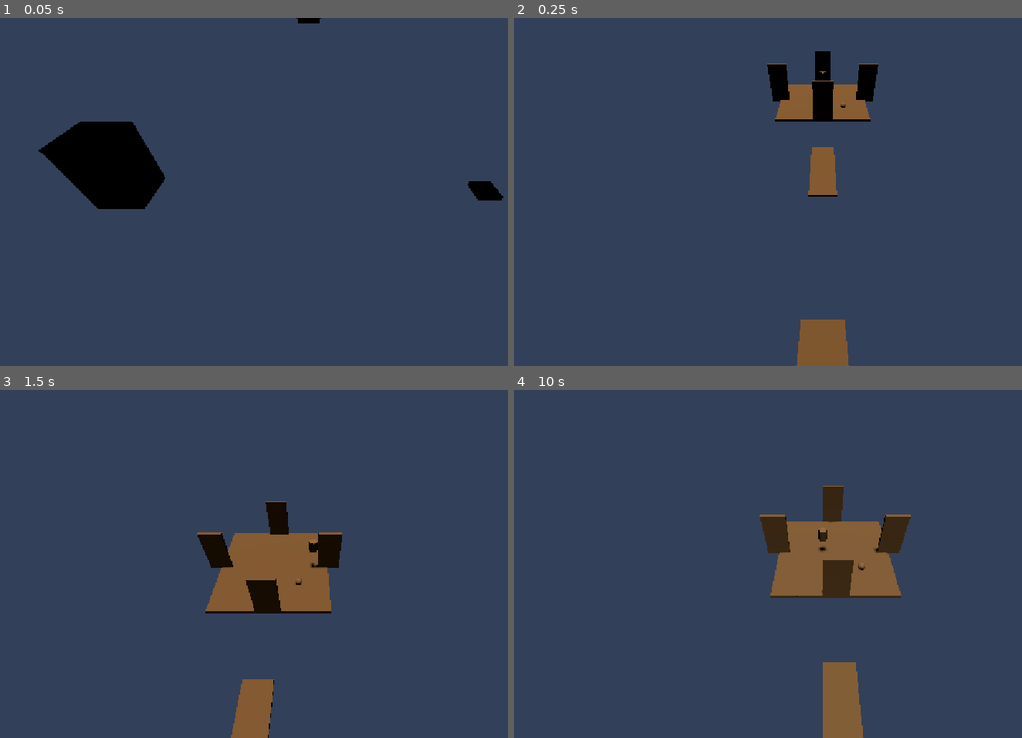
Above: before the commit, frames 1-4 (two rows, left to right).
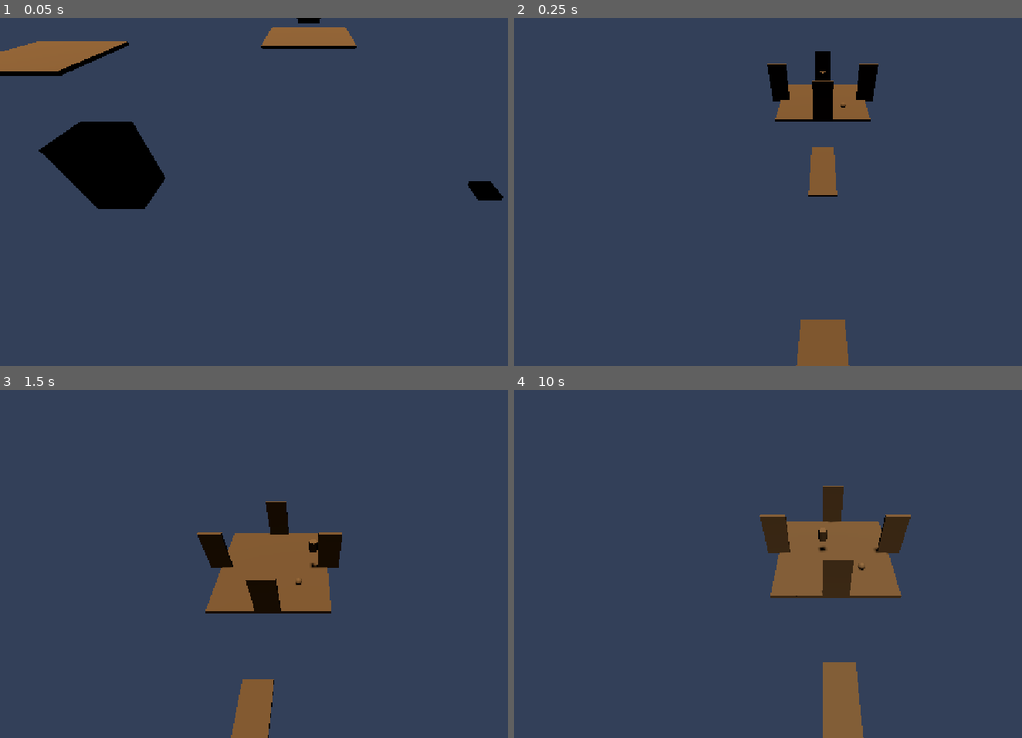
Above: after the commit, the same moments.

Repository: ahmadmuteen64-droid/Ashfall
Game: Godot game, scene res://scenes/world/main.tscn
Same seed, same stepped clock (60 frames per second), same inputs: the game is played once before the commit and once after it.
Inputs (mouse positions are in pixels of both pictures, inside the frame that each line leads up to):
- Up to frame 1 (0.05 s): no input
- Up to frame 2 (0.25 s): no input
- Up to frame 3 (1.5 s): tap Enter at 0.5 s; move the mouse to (447, 546) at 0.52 s; hold D (move_right) 0.53-1.25 s; hold E (interact) 0.53-1.25 s; click (447, 546) at 0.67 s; tap Space (jump) at 0.77 s; drag from (182, 581) to (279, 633) at 1.27 s
- Up to frame 4 (10 s): move the mouse to (884, 487) at 2.02 s; hold D (move_right) 2.03-2.75 s; hold Shift (sprint) 2.03-2.75 s; tap Space (jump) at 2.75, 3.77, 6.77, 9.77 s; drag from (793, 633) to (635, 511) at 2.77 s; move the mouse to (1006, 616) at 3.52 s; hold A (move_left) 3.53-4.25 s; hold J (journal) 3.53-4.25 s; drag from (635, 511) to (732, 477) at 4.27 s; move the mouse to (854, 564) at 5.02 s; hold S (move_backward) 5.03-5.75 s; hold E (interact) 5.03-5.75 s; click (854, 564) at 5.17 s; drag from (732, 477) to (696, 581) at 5.77 s; move the mouse to (961, 546) at 6.52 s; hold W (move_forward) 6.53-7.25 s; hold Shift (sprint) 6.53-7.25 s; drag from (696, 581) to (793, 633) at 7.27 s; move the mouse to (884, 487) at 8.02 s; hold S (move_backward) 8.03-8.75 s; hold J (journal) 8.03-8.75 s; drag from (793, 633) to (635, 511) at 8.77 s; move the mouse to (1006, 616) at 9.52 s; hold W (move_forward) from 9.53 s (still down); hold E (interact) from 9.53 s (still down); click (1006, 616) at 9.67 s

The runs differ from the first frame. In frame 1, 2.9% of the frame differs, in the area x 0-71%, y 2-17%; in frame 2, nothing differs; in frame 3, nothing differs; in frame 4, less than 0.1%.

Commit message:
S2: district blockout — all 8 positioned with floor grids
Positioned 8 districts across the Ark at lore-appropriate coordinates:
- Atrium (0,0,0): radial center, ground level
- Gatehouse (0,0,-30): southern entry
- CascadeGardens (25,3,0): east, terraced +3m
- VerdantCreep (20,0,20): northeast, ground level
- LivingQuarters (0,8,15): north, mid-tier +8m
- Aviary (-20,12,10): northwest, upper +12m
- CelestialRing (-25,18,-5): west, peak +18m
- StasisSanctum (-15,0,-25): southwest, ground level

Each district has a 3×3 floor grid (6m×6m) using kit_ground_2x2.
Three-tier elevation: ground (0m), mid (3-8m), upper (12-18m).

SUITE: 117 passed, 0 failed.

Co-Authored-By: Claude <noreply@anthropic.com>

Diff:
--- a/scenes/world/districts/atrium/atrium.tscn
+++ b/scenes/world/districts/atrium/atrium.tscn
@@ -1,3 +1,24 @@
 [gd_scene format=3]
 
+[ext_resource type="PackedScene" path="res://kit/kit_ground_2x2.tscn" id="1_floor"]
+
 [node name="Atrium" type="Node3D"]
+
+[node name="Floor_0" parent="." instance=ExtResource("1_floor")]
+transform = Transform3D(1, 0, 0, 0, 1, 0, 0, 0, 1, -2, 0, -2)
+[node name="Floor_1" parent="." instance=ExtResource("1_floor")]
+transform = Transform3D(1, 0, 0, 0, 1, 0, 0, 0, 1, 0, 0, -2)
+[node name="Floor_2" parent="." instance=ExtResource("1_floor")]
+transform = Transform3D(1, 0, 0, 0, 1, 0, 0, 0, 1, 2, 0, -2)
+[node name="Floor_3" parent="." instance=ExtResource("1_floor")]
+transform = Transform3D(1, 0, 0, 0, 1, 0, 0, 0, 1, -2, 0, 0)
+[node name="Floor_4" parent="." instance=ExtResource("1_floor")]
+transform = Transform3D(1, 0, 0, 0, 1, 0, 0, 0, 1, 0, 0, 0)
+[node name="Floor_5" parent="." instance=ExtResource("1_floor")]
+transform = Transform3D(1, 0, 0, 0, 1, 0, 0, 0, 1, 2, 0, 0)
+[node name="Floor_6" parent="." instance=ExtResource("1_floor")]
+transform = Transform3D(1, 0, 0, 0, 1, 0, 0, 0, 1, -2, 0, 2)
+[node name="Floor_7" parent="." instance=ExtResource("1_floor")]
+transform = Transform3D(1, 0, 0, 0, 1, 0, 0, 0, 1, 0, 0, 2)
+[node name="Floor_8" parent="." instance=ExtResource("1_floor")]
+transform = Transform3D(1, 0, 0, 0, 1, 0, 0, 0, 1, 2, 0, 2)
--- a/scenes/world/districts/aviary/aviary.tscn
+++ b/scenes/world/districts/aviary/aviary.tscn
@@ -1,3 +1,24 @@
 [gd_scene format=3]
 
+[ext_resource type="PackedScene" path="res://kit/kit_ground_2x2.tscn" id="1_floor"]
+
 [node name="Aviary" type="Node3D"]
+
+[node name="Floor_0" parent="." instance=ExtResource("1_floor")]
+transform = Transform3D(1, 0, 0, 0, 1, 0, 0, 0, 1, -2, 0, -2)
+[node name="Floor_1" parent="." instance=ExtResource("1_floor")]
+transform = Transform3D(1, 0, 0, 0, 1, 0, 0, 0, 1, 0, 0, -2)
+[node name="Floor_2" parent="." instance=ExtResource("1_floor")]
+transform = Transform3D(1, 0, 0, 0, 1, 0, 0, 0, 1, 2, 0, -2)
+[node name="Floor_3" parent="." instance=ExtResource("1_floor")]
+transform = Transform3D(1, 0, 0, 0, 1, 0, 0, 0, 1, -2, 0, 0)
+[node name="Floor_4" parent="." instance=ExtResource("1_floor")]
+transform = Transform3D(1, 0, 0, 0, 1, 0, 0, 0, 1, 0, 0, 0)
+[node name="Floor_5" parent="." instance=ExtResource("1_floor")]
+transform = Transform3D(1, 0, 0, 0, 1, 0, 0, 0, 1, 2, 0, 0)
+[node name="Floor_6" parent="." instance=ExtResource("1_floor")]
+transform = Transform3D(1, 0, 0, 0, 1, 0, 0, 0, 1, -2, 0, 2)
+[node name="Floor_7" parent="." instance=ExtResource("1_floor")]
+transform = Transform3D(1, 0, 0, 0, 1, 0, 0, 0, 1, 0, 0, 2)
+[node name="Floor_8" parent="." instance=ExtResource("1_floor")]
+transform = Transform3D(1, 0, 0, 0, 1, 0, 0, 0, 1, 2, 0, 2)
--- a/scenes/world/districts/cascade_gardens/cascade_gardens.tscn
+++ b/scenes/world/districts/cascade_gardens/cascade_gardens.tscn
@@ -1,3 +1,24 @@
 [gd_scene format=3]
 
+[ext_resource type="PackedScene" path="res://kit/kit_ground_2x2.tscn" id="1_floor"]
+
 [node name="CascadeGardens" type="Node3D"]
+
+[node name="Floor_0" parent="." instance=ExtResource("1_floor")]
+transform = Transform3D(1, 0, 0, 0, 1, 0, 0, 0, 1, -2, 0, -2)
+[node name="Floor_1" parent="." instance=ExtResource("1_floor")]
+transform = Transform3D(1, 0, 0, 0, 1, 0, 0, 0, 1, 0, 0, -2)
+[node name="Floor_2" parent="." instance=ExtResource("1_floor")]
+transform = Transform3D(1, 0, 0, 0, 1, 0, 0, 0, 1, 2, 0, -2)
+[node name="Floor_3" parent="." instance=ExtResource("1_floor")]
+transform = Transform3D(1, 0, 0, 0, 1, 0, 0, 0, 1, -2, 0, 0)
+[node name="Floor_4" parent="." instance=ExtResource("1_floor")]
+transform = Transform3D(1, 0, 0, 0, 1, 0, 0, 0, 1, 0, 0, 0)
+[node name="Floor_5" parent="." instance=ExtResource("1_floor")]
+transform = Transform3D(1, 0, 0, 0, 1, 0, 0, 0, 1, 2, 0, 0)
+[node name="Floor_6" parent="." instance=ExtResource("1_floor")]
+transform = Transform3D(1, 0, 0, 0, 1, 0, 0, 0, 1, -2, 0, 2)
+[node name="Floor_7" parent="." instance=ExtResource("1_floor")]
+transform = Transform3D(1, 0, 0, 0, 1, 0, 0, 0, 1, 0, 0, 2)
+[node name="Floor_8" parent="." instance=ExtResource("1_floor")]
+transform = Transform3D(1, 0, 0, 0, 1, 0, 0, 0, 1, 2, 0, 2)
--- a/scenes/world/districts/celestial_ring/celestial_ring.tscn
+++ b/scenes/world/districts/celestial_ring/celestial_ring.tscn
@@ -1,3 +1,24 @@
 [gd_scene format=3]
 
+[ext_resource type="PackedScene" path="res://kit/kit_ground_2x2.tscn" id="1_floor"]
+
 [node name="CelestialRing" type="Node3D"]
+
+[node name="Floor_0" parent="." instance=ExtResource("1_floor")]
+transform = Transform3D(1, 0, 0, 0, 1, 0, 0, 0, 1, -2, 0, -2)
+[node name="Floor_1" parent="." instance=ExtResource("1_floor")]
+transform = Transform3D(1, 0, 0, 0, 1, 0, 0, 0, 1, 0, 0, -2)
+[node name="Floor_2" parent="." instance=ExtResource("1_floor")]
+transform = Transform3D(1, 0, 0, 0, 1, 0, 0, 0, 1, 2, 0, -2)
+[node name="Floor_3" parent="." instance=ExtResource("1_floor")]
+transform = Transform3D(1, 0, 0, 0, 1, 0, 0, 0, 1, -2, 0, 0)
+[node name="Floor_4" parent="." instance=ExtResource("1_floor")]
+transform = Transform3D(1, 0, 0, 0, 1, 0, 0, 0, 1, 0, 0, 0)
+[node name="Floor_5" parent="." instance=ExtResource("1_floor")]
+transform = Transform3D(1, 0, 0, 0, 1, 0, 0, 0, 1, 2, 0, 0)
+[node name="Floor_6" parent="." instance=ExtResource("1_floor")]
+transform = Transform3D(1, 0, 0, 0, 1, 0, 0, 0, 1, -2, 0, 2)
+[node name="Floor_7" parent="." instance=ExtResource("1_floor")]
+transform = Transform3D(1, 0, 0, 0, 1, 0, 0, 0, 1, 0, 0, 2)
+[node name="Floor_8" parent="." instance=ExtResource("1_floor")]
+transform = Transform3D(1, 0, 0, 0, 1, 0, 0, 0, 1, 2, 0, 2)
--- a/scenes/world/districts/gatehouse/gatehouse.tscn
+++ b/scenes/world/districts/gatehouse/gatehouse.tscn
@@ -1,3 +1,24 @@
 [gd_scene format=3]
 
+[ext_resource type="PackedScene" path="res://kit/kit_ground_2x2.tscn" id="1_floor"]
+
 [node name="Gatehouse" type="Node3D"]
+
+[node name="Floor_0" parent="." instance=ExtResource("1_floor")]
+transform = Transform3D(1, 0, 0, 0, 1, 0, 0, 0, 1, -2, 0, -2)
+[node name="Floor_1" parent="." instance=ExtResource("1_floor")]
+transform = Transform3D(1, 0, 0, 0, 1, 0, 0, 0, 1, 0, 0, -2)
+[node name="Floor_2" parent="." instance=ExtResource("1_floor")]
+transform = Transform3D(1, 0, 0, 0, 1, 0, 0, 0, 1, 2, 0, -2)
+[node name="Floor_3" parent="." instance=ExtResource("1_floor")]
+transform = Transform3D(1, 0, 0, 0, 1, 0, 0, 0, 1, -2, 0, 0)
+[node name="Floor_4" parent="." instance=ExtResource("1_floor")]
+transform = Transform3D(1, 0, 0, 0, 1, 0, 0, 0, 1, 0, 0, 0)
+[node name="Floor_5" parent="." instance=ExtResource("1_floor")]
+transform = Transform3D(1, 0, 0, 0, 1, 0, 0, 0, 1, 2, 0, 0)
+[node name="Floor_6" parent="." instance=ExtResource("1_floor")]
+transform = Transform3D(1, 0, 0, 0, 1, 0, 0, 0, 1, -2, 0, 2)
+[node name="Floor_7" parent="." instance=ExtResource("1_floor")]
+transform = Transform3D(1, 0, 0, 0, 1, 0, 0, 0, 1, 0, 0, 2)
+[node name="Floor_8" parent="." instance=ExtResource("1_floor")]
+transform = Transform3D(1, 0, 0, 0, 1, 0, 0, 0, 1, 2, 0, 2)
--- a/scenes/world/districts/living_quarters/living_quarters.tscn
+++ b/scenes/world/districts/living_quarters/living_quarters.tscn
@@ -1,3 +1,24 @@
 [gd_scene format=3]
 
+[ext_resource type="PackedScene" path="res://kit/kit_ground_2x2.tscn" id="1_floor"]
+
 [node name="LivingQuarters" type="Node3D"]
+
+[node name="Floor_0" parent="." instance=ExtResource("1_floor")]
+transform = Transform3D(1, 0, 0, 0, 1, 0, 0, 0, 1, -2, 0, -2)
+[node name="Floor_1" parent="." instance=ExtResource("1_floor")]
+transform = Transform3D(1, 0, 0, 0, 1, 0, 0, 0, 1, 0, 0, -2)
+[node name="Floor_2" parent="." instance=ExtResource("1_floor")]
+transform = Transform3D(1, 0, 0, 0, 1, 0, 0, 0, 1, 2, 0, -2)
+[node name="Floor_3" parent="." instance=ExtResource("1_floor")]
+transform = Transform3D(1, 0, 0, 0, 1, 0, 0, 0, 1, -2, 0, 0)
+[node name="Floor_4" parent="." instance=ExtResource("1_floor")]
+transform = Transform3D(1, 0, 0, 0, 1, 0, 0, 0, 1, 0, 0, 0)
+[node name="Floor_5" parent="." instance=ExtResource("1_floor")]
+transform = Transform3D(1, 0, 0, 0, 1, 0, 0, 0, 1, 2, 0, 0)
+[node name="Floor_6" parent="." instance=ExtResource("1_floor")]
+transform = Transform3D(1, 0, 0, 0, 1, 0, 0, 0, 1, -2, 0, 2)
+[node name="Floor_7" parent="." instance=ExtResource("1_floor")]
+transform = Transform3D(1, 0, 0, 0, 1, 0, 0, 0, 1, 0, 0, 2)
+[node name="Floor_8" parent="." instance=ExtResource("1_floor")]
+transform = Transform3D(1, 0, 0, 0, 1, 0, 0, 0, 1, 2, 0, 2)
--- a/scenes/world/districts/stasis_sanctum/stasis_sanctum.tscn
+++ b/scenes/world/districts/stasis_sanctum/stasis_sanctum.tscn
@@ -1,3 +1,24 @@
 [gd_scene format=3]
 
+[ext_resource type="PackedScene" path="res://kit/kit_ground_2x2.tscn" id="1_floor"]
+
 [node name="StasisSanctum" type="Node3D"]
+
+[node name="Floor_0" parent="." instance=ExtResource("1_floor")]
+transform = Transform3D(1, 0, 0, 0, 1, 0, 0, 0, 1, -2, 0, -2)
+[node name="Floor_1" parent="." instance=ExtResource("1_floor")]
+transform = Transform3D(1, 0, 0, 0, 1, 0, 0, 0, 1, 0, 0, -2)
+[node name="Floor_2" parent="." instance=ExtResource("1_floor")]
+transform = Transform3D(1, 0, 0, 0, 1, 0, 0, 0, 1, 2, 0, -2)
+[node name="Floor_3" parent="." instance=ExtResource("1_floor")]
+transform = Transform3D(1, 0, 0, 0, 1, 0, 0, 0, 1, -2, 0, 0)
+[node name="Floor_4" parent="." instance=ExtResource("1_floor")]
+transform = Transform3D(1, 0, 0, 0, 1, 0, 0, 0, 1, 0, 0, 0)
+[node name="Floor_5" parent="." instance=ExtResource("1_floor")]
+transform = Transform3D(1, 0, 0, 0, 1, 0, 0, 0, 1, 2, 0, 0)
+[node name="Floor_6" parent="." instance=ExtResource("1_floor")]
+transform = Transform3D(1, 0, 0, 0, 1, 0, 0, 0, 1, -2, 0, 2)
+[node name="Floor_7" parent="." instance=ExtResource("1_floor")]
+transform = Transform3D(1, 0, 0, 0, 1, 0, 0, 0, 1, 0, 0, 2)
+[node name="Floor_8" parent="." instance=ExtResource("1_floor")]
+transform = Transform3D(1, 0, 0, 0, 1, 0, 0, 0, 1, 2, 0, 2)
--- a/scenes/world/districts/verdant_creep/verdant_creep.tscn
+++ b/scenes/world/districts/verdant_creep/verdant_creep.tscn
@@ -1,3 +1,24 @@
 [gd_scene format=3]
 
+[ext_resource type="PackedScene" path="res://kit/kit_ground_2x2.tscn" id="1_floor"]
+
 [node name="VerdantCreep" type="Node3D"]
+
+[node name="Floor_0" parent="." instance=ExtResource("1_floor")]
+transform = Transform3D(1, 0, 0, 0, 1, 0, 0, 0, 1, -2, 0, -2)
+[node name="Floor_1" parent="." instance=ExtResource("1_floor")]
+transform = Transform3D(1, 0, 0, 0, 1, 0, 0, 0, 1, 0, 0, -2)
+[node name="Floor_2" parent="." instance=ExtResource("1_floor")]
+transform = Transform3D(1, 0, 0, 0, 1, 0, 0, 0, 1, 2, 0, -2)
+[node name="Floor_3" parent="." instance=ExtResource("1_floor")]
+transform = Transform3D(1, 0, 0, 0, 1, 0, 0, 0, 1, -2, 0, 0)
+[node name="Floor_4" parent="." instance=ExtResource("1_floor")]
+transform = Transform3D(1, 0, 0, 0, 1, 0, 0, 0, 1, 0, 0, 0)
+[node name="Floor_5" parent="." instance=ExtResource("1_floor")]
+transform = Transform3D(1, 0, 0, 0, 1, 0, 0, 0, 1, 2, 0, 0)
+[node name="Floor_6" parent="." instance=ExtResource("1_floor")]
+transform = Transform3D(1, 0, 0, 0, 1, 0, 0, 0, 1, -2, 0, 2)
+[node name="Floor_7" parent="." instance=ExtResource("1_floor")]
+transform = Transform3D(1, 0, 0, 0, 1, 0, 0, 0, 1, 0, 0, 2)
+[node name="Floor_8" parent="." instance=ExtResource("1_floor")]
+transform = Transform3D(1, 0, 0, 0, 1, 0, 0, 0, 1, 2, 0, 2)
--- a/scenes/world/main.tscn
+++ b/scenes/world/main.tscn
@@ -391,19 +391,44 @@
 
 [node name="Atrium" parent="LevelRoot" unique_id=1648937880 instance=ExtResource("14_u2p2s")]
 
+[node name="Floor_G0" parent="LevelRoot/Atrium" unique_id=1035255803 instance=ExtResource("12_i5mec")]
+
+[node name="Floor_G1" parent="LevelRoot/Atrium" unique_id=921206324 instance=ExtResource("12_i5mec")]
+
+[node name="Floor_G2" parent="LevelRoot/Atrium" unique_id=353265602 instance=ExtResource("12_i5mec")]
+
 [node name="Gatehouse" parent="LevelRoot" unique_id=1546615854 instance=ExtResource("15_llfdw")]
+transform = Transform3D(1, 0, 0, 0, 1, 0, 0, 0, 1, 0, 0, -30)
+
+[node name="Floor_G3" parent="LevelRoot/Gatehouse" unique_id=1194682024 instance=ExtResource("12_i5mec")]
+
+[node name="Floor_G4" parent="LevelRoot/Gatehouse" unique_id=1826437222 instance=ExtResource("12_i5mec")]
+
+[node name="Floor_G5" parent="LevelRoot/Gatehouse" unique_id=1268865989 instance=ExtResource("12_i5mec")]
 
 [node name="CascadeGardens" parent="LevelRoot" unique_id=1557595301 instance=ExtResource("16_80eyj")]
+transform = Transform3D(1, 0, 0, 0, 1, 0, 0, 0, 1, 25, 3, 0)
+
+[node name="Floor_G0" parent="LevelRoot/CascadeGardens" unique_id=2032650381 instance=ExtResource("12_i5mec")]
+
+[node name="Floor_G1" parent="LevelRoot/CascadeGardens" unique_id=117729197 instance=ExtResource("12_i5mec")]
+
+[node name="Floor_G2" parent="LevelRoot/CascadeGardens" unique_id=1164772725 instance=ExtResource("12_i5mec")]
 
 [node name="VerdantCreep" parent="LevelRoot" unique_id=1210701405 instance=ExtResource("17_wlwgd")]
+transform = Transform3D(1, 0, 0, 0, 1, 0, 0, 0, 1, 20, 0, 20)
 
 [node name="LivingQuarters" parent="LevelRoot" unique_id=289127026 instance=ExtResource("18_4m2ge")]
+transform = Transform3D(1, 0, 0, 0, 1, 0, 0, 0, 1, 0, 8, 15)
 
 [node name="Aviary" parent="LevelRoot" unique_id=1513773066 instance=ExtResource("19_exqdm")]
+transform = Transform3D(1, 0, 0, 0, 1, 0, 0, 0, 1, -20, 12, 10)
 
 [node name="CelestialRing" parent="LevelRoot" unique_id=1997926398 instance=ExtResource("20_713oj")]
+transform = Transform3D(1, 0, 0, 0, 1, 0, 0, 0, 1, -25, 18, -5)
 
 [node name="StasisSanctum" parent="LevelRoot" unique_id=1051195920 instance=ExtResource("21_r3w6i")]
+transform = Transform3D(1, 0, 0, 0, 1, 0, 0, 0, 1, -15, 0, -25)
 
 [node name="JournalUI" parent="." unique_id=376284766 instance=ExtResource("9_j0vxu")]
 
